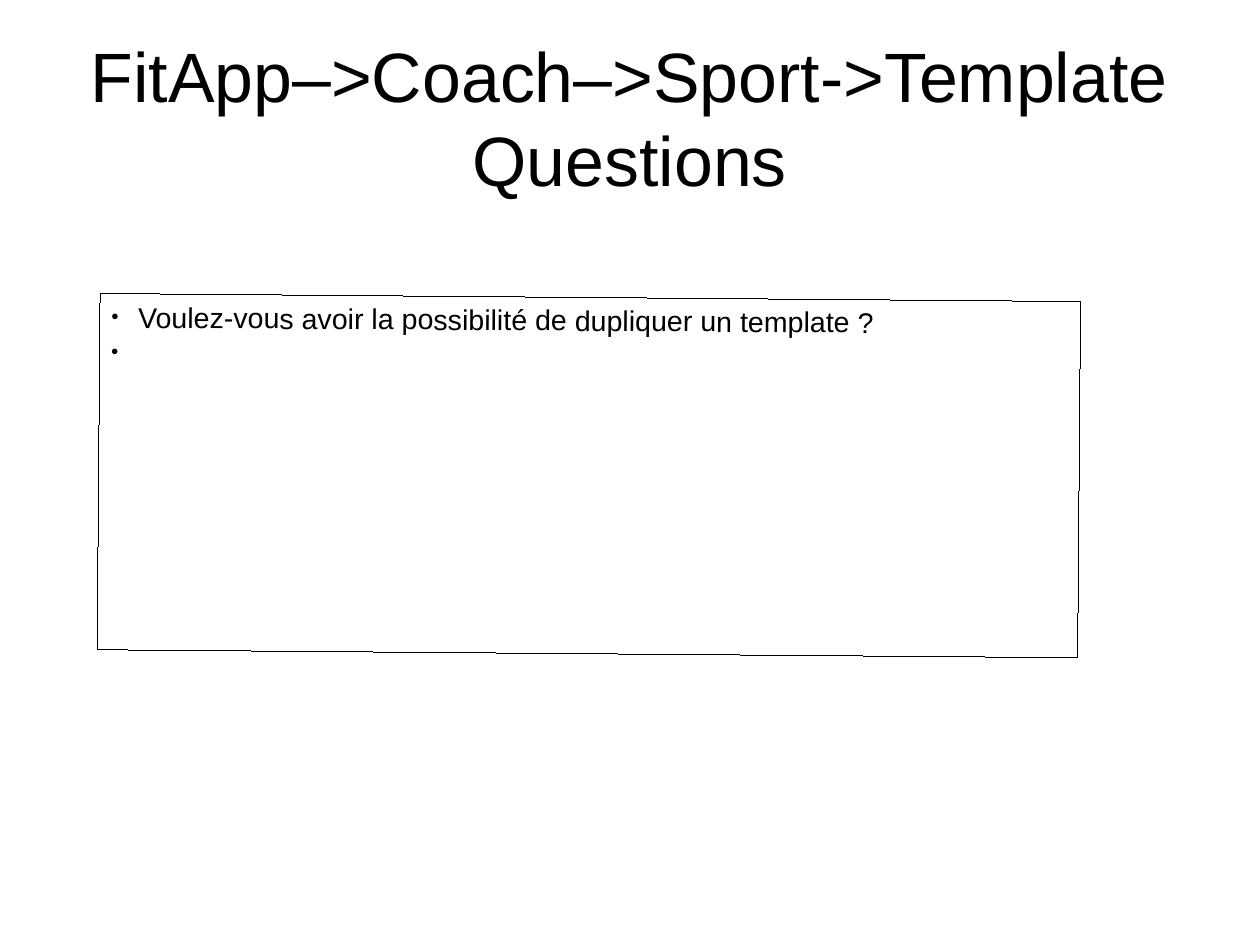
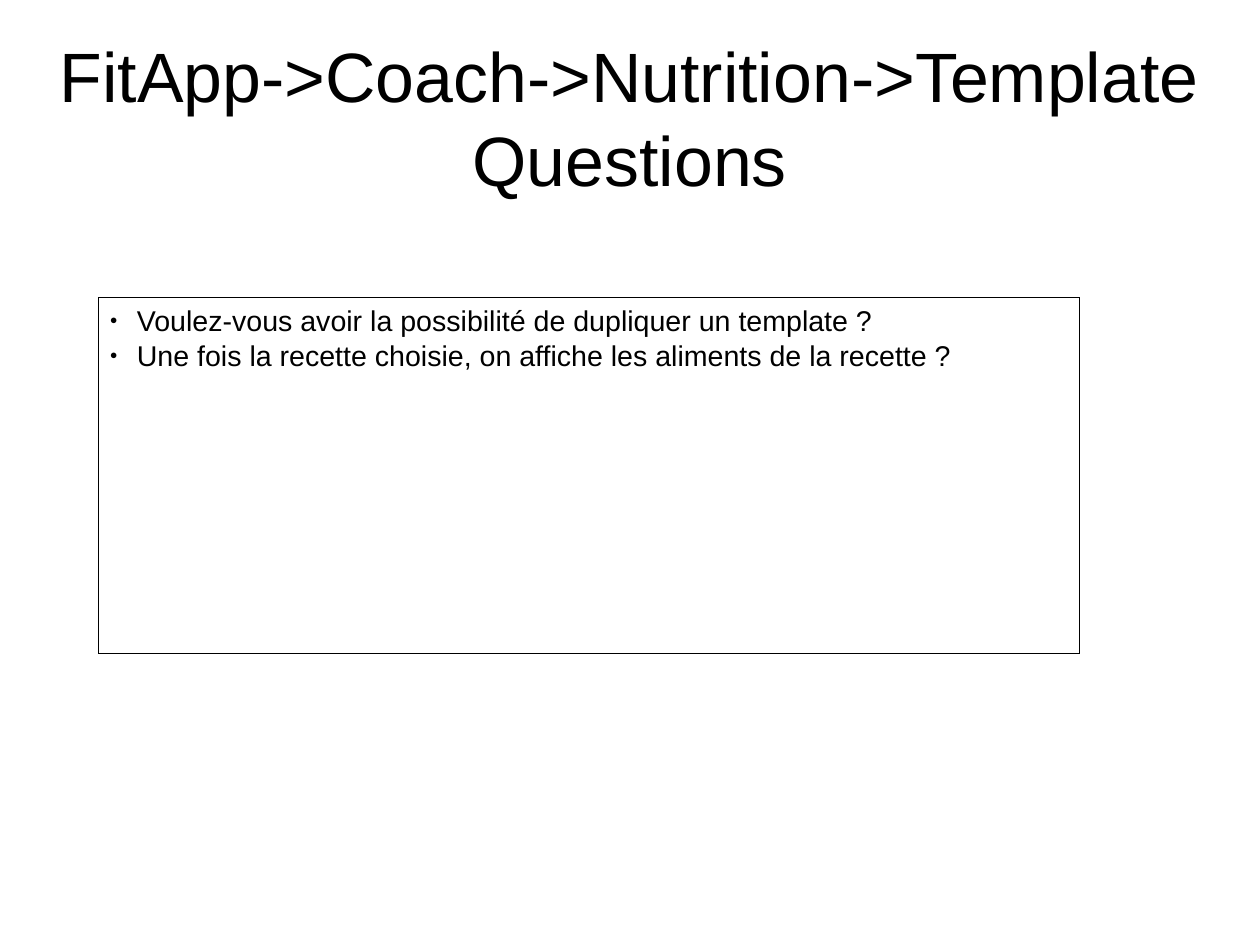
Before and after one commit to NicolasGavard/WebVysionSportV2, a slide deck: slide 19 of Documentations/FitApp - Nutrition v1.02.odp (slide 18 before the commit). Drawn at 1260x945 pixels with LibreOffice and Linux fonts; fonts in the diff are those of the drawing. Boxes give left, top, right and bottom in pixels: in the first picture for what was removed or moved away, otherwise in the second. Text is boxed around its words. In the diff, an @@ line names an element or a change of style, - is before the commit and + after.

Commit message:
Doc Nutrition

```diff
--- a/Documentations/FitApp - Nutrition v1.02.odp
+++ b/Documentations/FitApp - Nutrition v1.02.odp
@@ title at [60, 51, 1199, 199]: text changed @@
-FitApp–>Coach–>Sport->Template
-Questions
+FitApp->Coach->Nutrition->Template
+Questions
@@ rectangle "Voulez-vous avoir la possibilité de ...": place and size @@
-rectangle "Voulez-vous avoir la possibilité de ..." at [97, 293, 1081, 658]
+rectangle "Voulez-vous avoir la possibilité de ..." at [98, 297, 1079, 654]
@@ text in rectangle at [137, 345, 926, 370]: paragraph added @@
+● Une fois la recette choisie, on affiche les aliments de la recette ?
```
Also in this commit, not shown: 14 other slides changed, 6 slides added, 6 slides removed, 1 other file.
